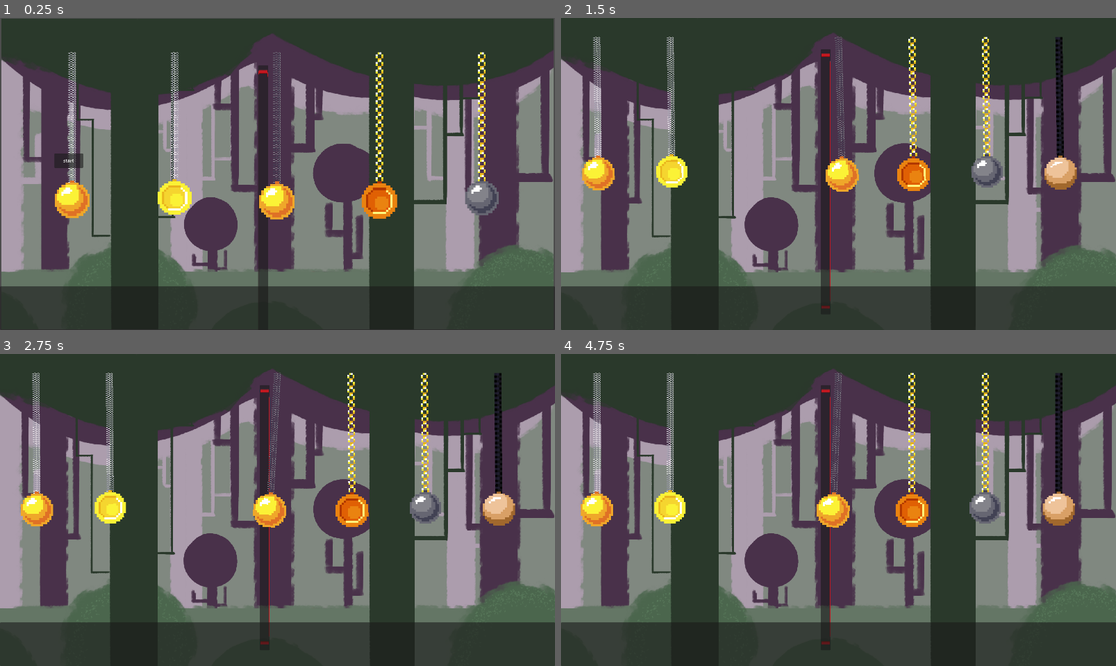
Above: before the commit, frames 1-4 (two rows, left to right).
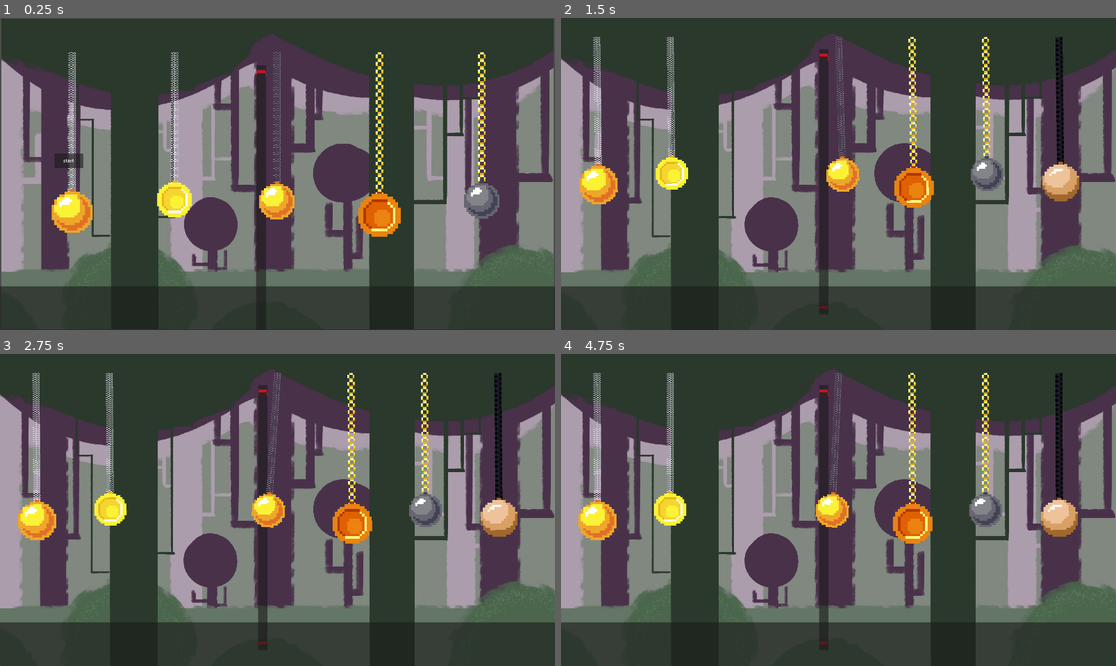
Above: after the commit, the same moments.

Repository: HEKEPOIU/gmtk_2024
Game: Godot game, scene res://scene/main.tscn
The game is run twice, just before and just after one commit, with the same random seed, the same clock (stepped at 60 frames per second) and the same inputs.
Inputs (mouse positions are in pixels of both pictures, inside the frame that each line leads up to; where the layout moved, square brackets give the same spot in the first picture):
- Up to frame 1 (0.25 s): no input
- Up to frame 2 (1.5 s): click "start" at 0.5 s; click (821, 183) [827, 183] at 1.25 s
- Up to frame 3 (2.75 s): click (260, 516) [266, 516] at 2 s
- Up to frame 4 (4.75 s): click (821, 516) [827, 516] at 2.75 s; move the mouse to (960, 494) at 3.52 s; click (960, 494) at 3.6 s; move the mouse to (727, 525) at 4.27 s; click (727, 525) at 4.35 s

The runs differ from the first frame. In frame 1, 2.7% of the frame differs, in the area x 9-90%, y 15-87%; in frame 2, 3.3%; in frame 3, 3.4%; in frame 4, 3.7%, in the area x 3-100%, y 6-94%.

Commit message:
Add start event

Diff:
--- a/scene/main.tscn
+++ b/scene/main.tscn
@@ -23,18 +23,13 @@
 texture = ExtResource("3_nkxm2")
 
 [node name="NinePatchRect" parent="." instance=ExtResource("5_o6d60")]
-anchors_preset = 5
+anchors_preset = 13
 anchor_left = 0.5
 anchor_right = 0.5
-offset_left = -74.0
+offset_left = -82.0
 offset_top = 291.0
-offset_right = -34.0
+offset_right = -42.0
 offset_bottom = 331.0
-grow_horizontal = 2
-patch_margin_left = 54
-patch_margin_top = 49
-patch_margin_right = 42
-patch_margin_bottom = 70
 
 [node name="CanvasLayer" type="CanvasLayer" parent="."]
 
@@ -43,6 +38,7 @@
 [node name="PendulumManager" parent="." instance=ExtResource("5_a8atf")]
 move_time = 0.05
 margin_multiply = 2.5
+random_range = 50.0
 pre_generate_size = 4
 
 [node name="AudioManager" parent="." instance=ExtResource("6_mghdt")]
--- a/src/main.gd
+++ b/src/main.gd
@@ -2,6 +2,7 @@
 
 class_name GameManarger
 
+signal on_start
 @onready var canvas := get_node("CanvasLayer/Canvas") as UiMain
 @onready var camera: CameraManager = get_node("Camera2D")
 @onready var pendulum_manager: PendulumManager = get_node("PendulumManager")
@@ -17,4 +18,7 @@
 	pendulum_manager.init_pendulums()
 
 func start_game() -> void:
+	if is_start_swing:
+		return
 	is_start_swing = true
+	on_start.emit()
